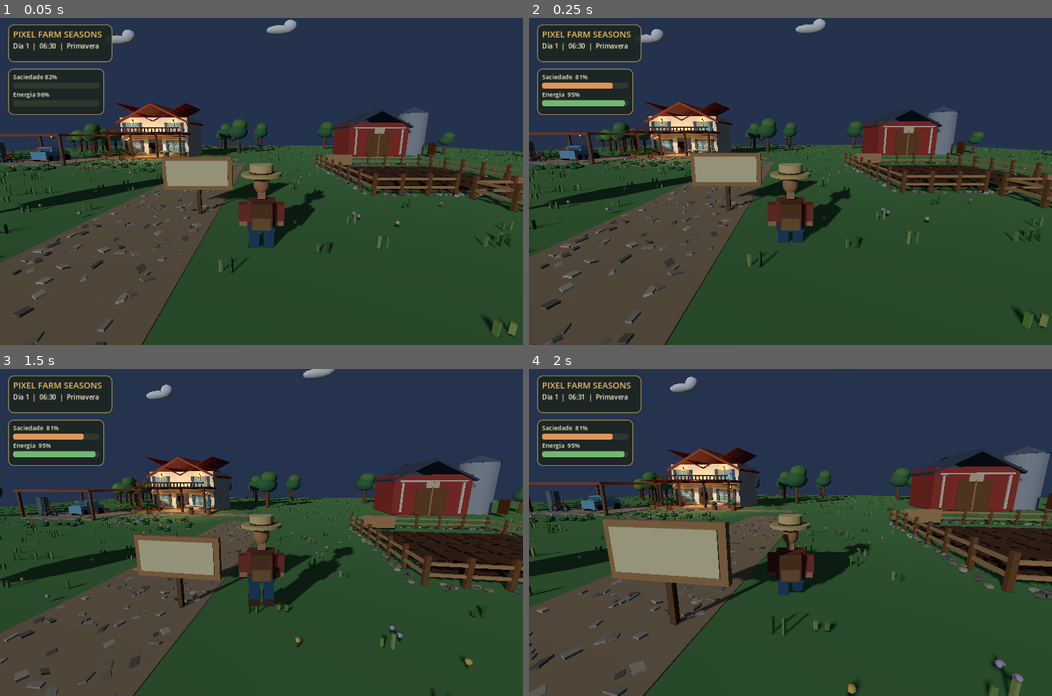
Above: before the commit, frames 1-4 (two rows, left to right).
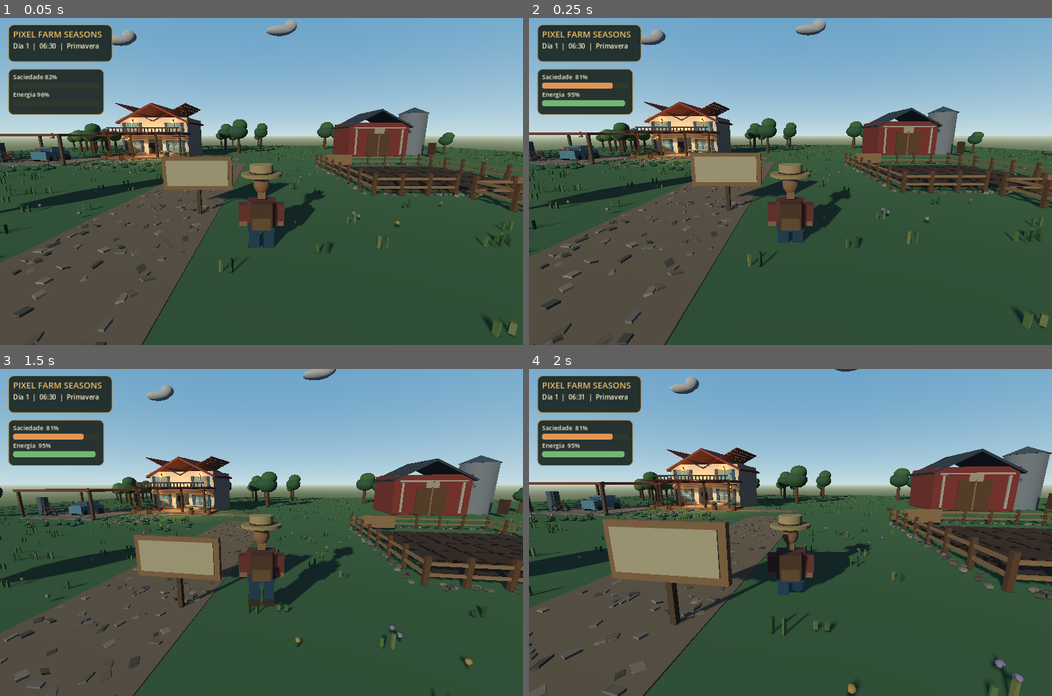
Above: after the commit, the same moments.

Repository: juniordev830/pixel-farm-seasons
Game: Godot game, scene res://scenes/farm_world.tscn
The game is run twice, just before and just after one commit, with the same random seed, the same clock (stepped at 60 frames per second) and the same inputs.
Inputs (mouse positions are in pixels of both pictures, inside the frame that each line leads up to):
- Up to frame 1 (0.05 s): no input
- Up to frame 2 (0.25 s): no input
- Up to frame 3 (1.5 s): tap Enter (ui_accept) at 0.5 s; move the mouse to (287, 532) at 0.52 s; hold Ctrl (crouch) 0.53-1.28 s; hold W (move_forward) from 0.53 s (still down); tap Space (jump) at 0.77 s; move the mouse to (235, 532) at 1.27 s; tap Shift (sprint) at 1.35 s
- Up to frame 4 (2 s): keep holding W (move_forward); tap Space (jump) at 1.52 s

The runs differ from the first frame. In frame 1, 30% of the frame differs, in the area x 0-100%, y 0-70%; in frame 2, 29%; in frame 3, 30%; in frame 4, 28%.

Commit message:
feat(visual): replace flat sky with gradient and warm natural sun

Diff:
--- a/godot/scripts/farm_world.gd
+++ b/godot/scripts/farm_world.gd
@@ -102,15 +102,24 @@
     var sun := DirectionalLight3D.new()
     sun.name = "Sun"
     sun.rotation_degrees = Vector3(-53.0, -27.0, 0.0)
-    sun.light_energy = 1.2
+    sun.light_color = Color("#fff1d4")
+    sun.light_energy = 1.4
     sun.shadow_enabled = true
     add_child(sun)
 
     var world_environment := WorldEnvironment.new()
     world_environment.name = "WorldEnvironment"
     var env := Environment.new()
-    env.background_mode = Environment.BG_COLOR
-    env.background_color = SKY
+    # A true gradient sky replaces the solid dark-blue backdrop in gameplay.
+    var sky := Sky.new()
+    var sky_mat := ProceduralSkyMaterial.new()
+    sky_mat.sky_top_color = Color("#609cc6")
+    sky_mat.sky_horizon_color = Color("#c8dfe4")
+    sky_mat.ground_bottom_color = Color("#465638")
+    sky_mat.ground_horizon_color = Color("#c8d4be")
+    sky.sky_material = sky_mat
+    env.sky = sky
+    env.background_mode = Environment.BG_SKY
     env.ambient_light_source = Environment.AMBIENT_SOURCE_COLOR
     env.ambient_light_color = Color("#e7ebdb")
     env.ambient_light_energy = 0.82
